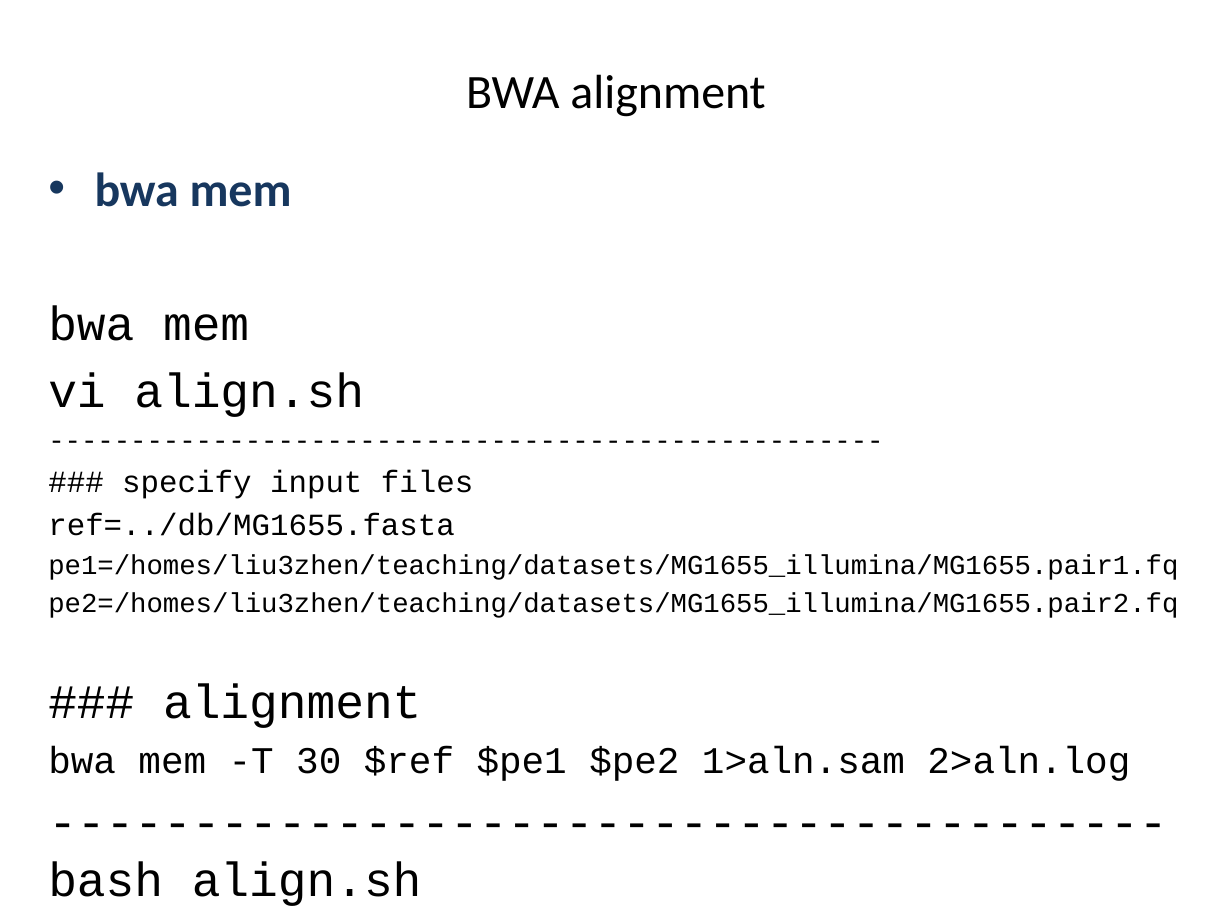
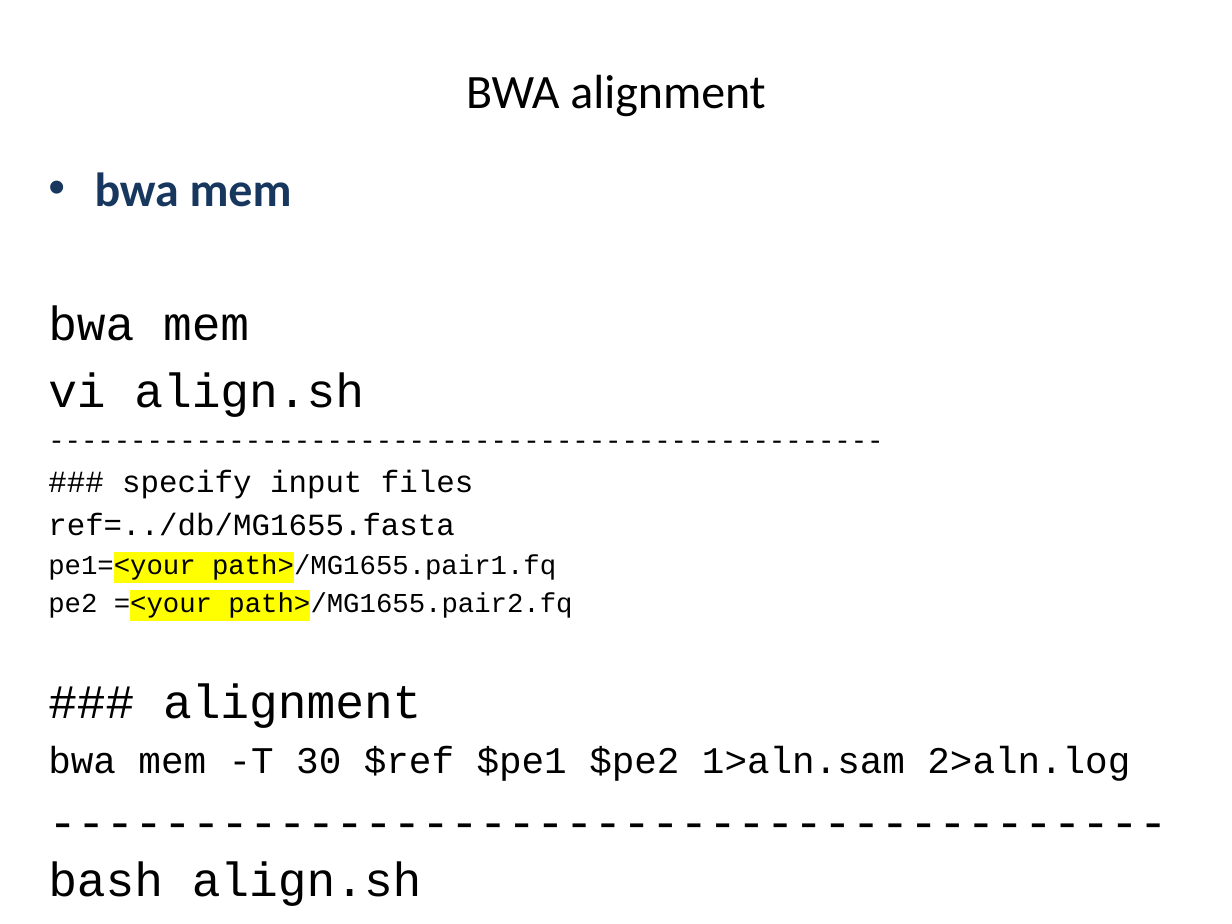
Before and after one commit to liu3zhenlab/teaching, a slide deck: slide 25 of PLPTH813Bioinformatis/2023/labs/lab05_alignment.pptx (slide 24 before the commit). Drawn at 1232x924 pixels with LibreOffice and Linux fonts; fonts in the diff are those of the drawing. Boxes give left, top, right and bottom in pixels: in the first picture for what was removed or moved away, otherwise in the second. Text is boxed around its words. In the diff, an @@ line names an element or a change of style, - is before the commit and + after.

```diff
--- a/PLPTH813Bioinformatis/2023/labs/lab05_alignment.pptx
+++ b/PLPTH813Bioinformatis/2023/labs/lab05_alignment.pptx
@@ text at (48, 555, 572, 620): text changed @@
-pe1=/homes/liu3zhen/teaching/datasets/MG1655_illumina/MG1655.pair1.fq
-pe2=/homes/liu3zhen/teaching/datasets/MG1655_illumina/MG1655.pair2.fq
+pe1=<your path>/MG1655.pair1.fq
+pe2 =<your path>/MG1655.pair2.fq
```
Also in this commit, not shown: 6 other slides changed, 3 slides added, 1 slide removed, 3 other files.
